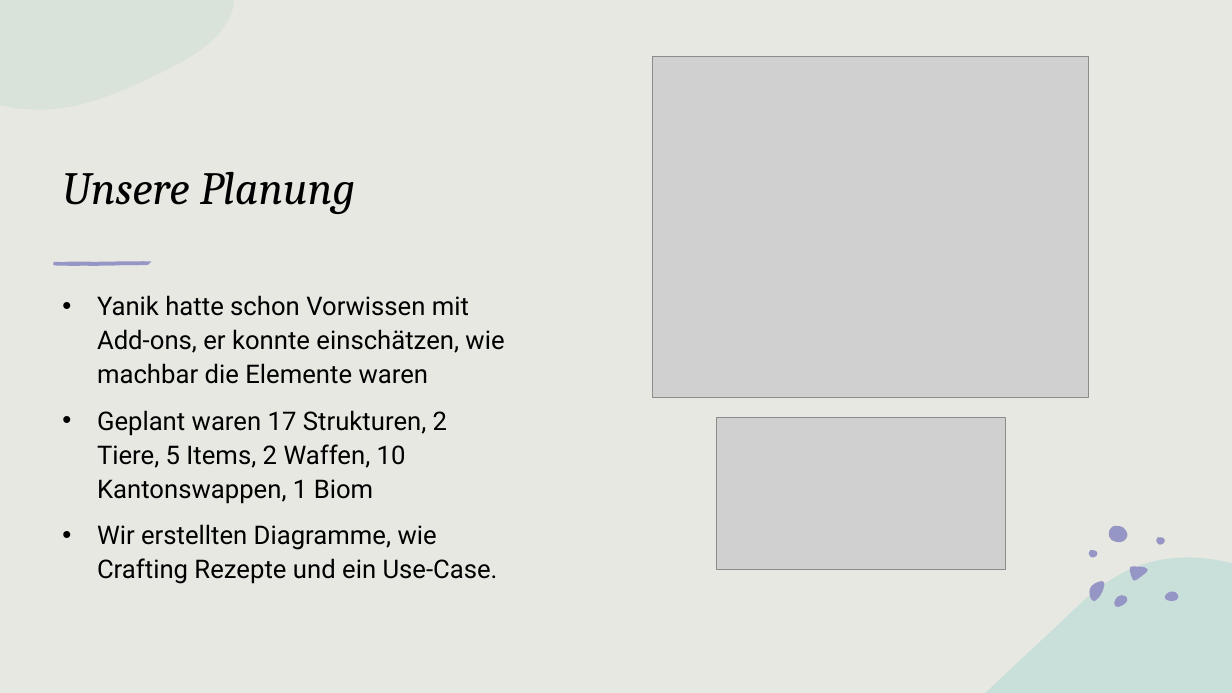
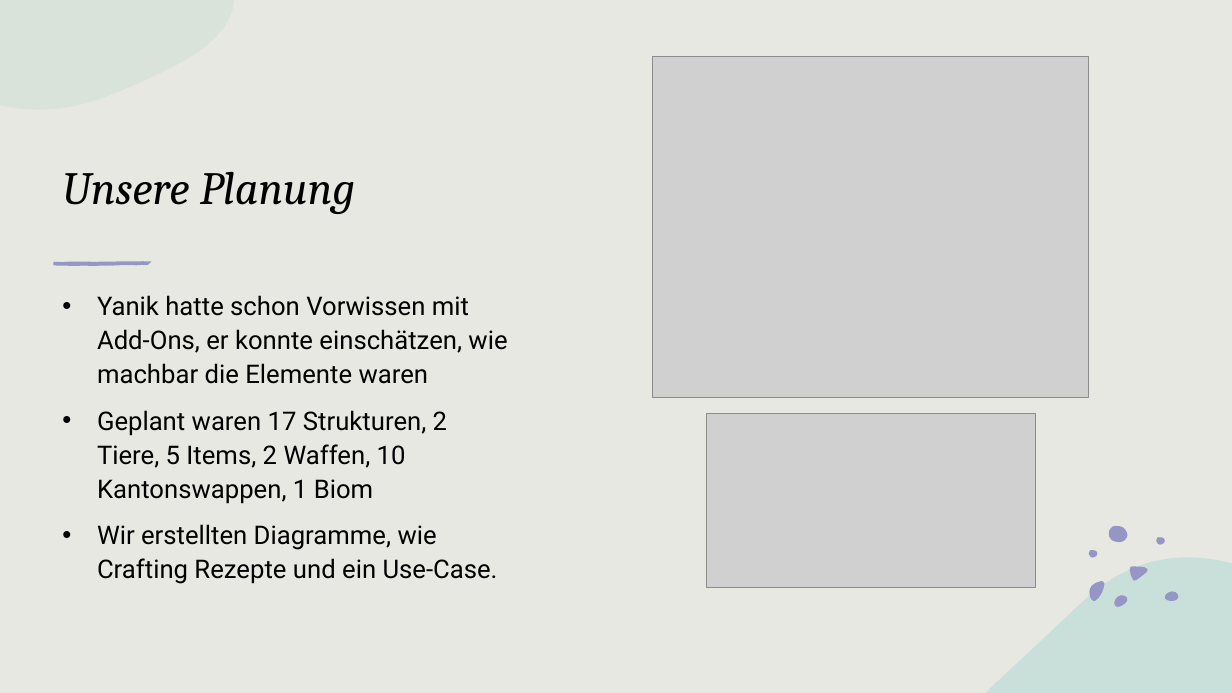
Before and after one commit to NotMHX/SwissAddon, a slide deck: slide 4 of Dokumentation/Schweizer Addon PPP.pptx. Drawn at 1232x693 pixels with LibreOffice and Linux fonts; fonts in the diff are those of the drawing; grey boxes stand for pictures. Boxes give left, top, right and bottom in pixels: in the first picture for what was removed or moved away, otherwise in the second. Text is boxed around its words. In the diff, an @@ line names an element or a change of style, - is before the commit and + after.

```diff
--- a/Dokumentation/Schweizer Addon PPP.pptx
+++ b/Dokumentation/Schweizer Addon PPP.pptx
@@ text at (97,295,507,384): text changed @@
-• Yanik hatte schon Vorwissen mit Add-ons, er konnte einschätzen, wie machbar die Elemente waren
+• Yanik hatte schon Vorwissen mit Add-Ons, er konnte einschätzen, wie machbar die Elemente waren
@@ picture: place and size @@
-picture at (717,417,1006,569)
+picture at (706,413,1036,588)
```
Also in this commit, not shown: 6 other slides changed.
